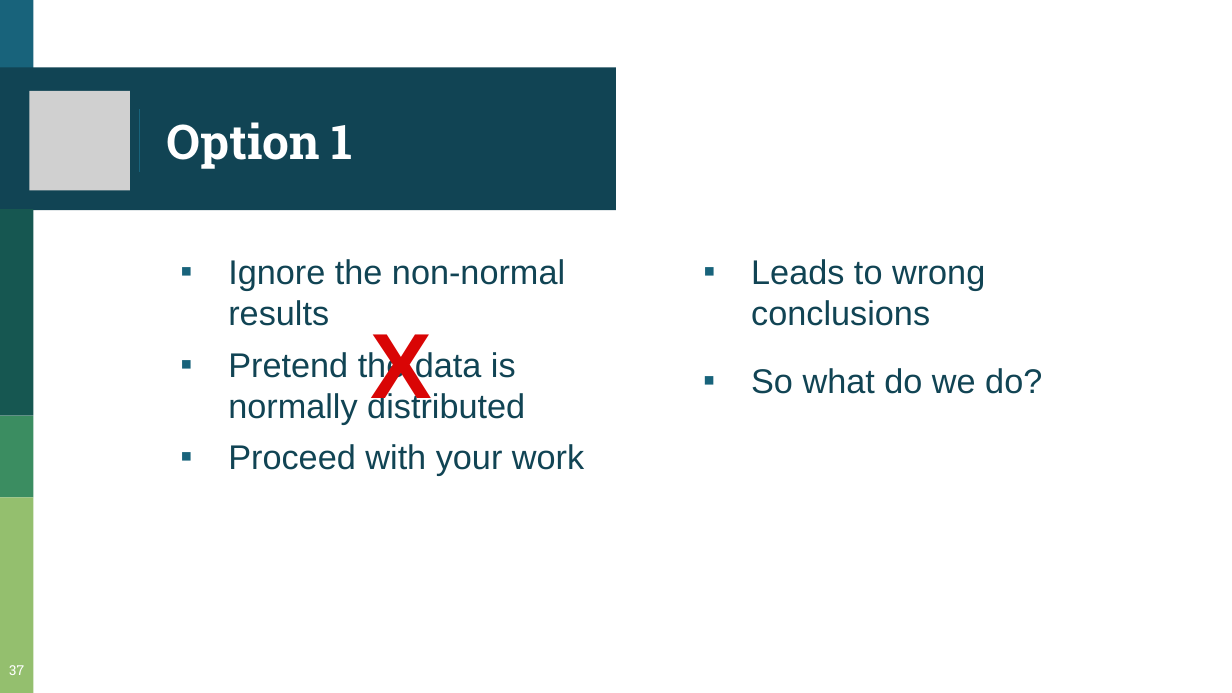
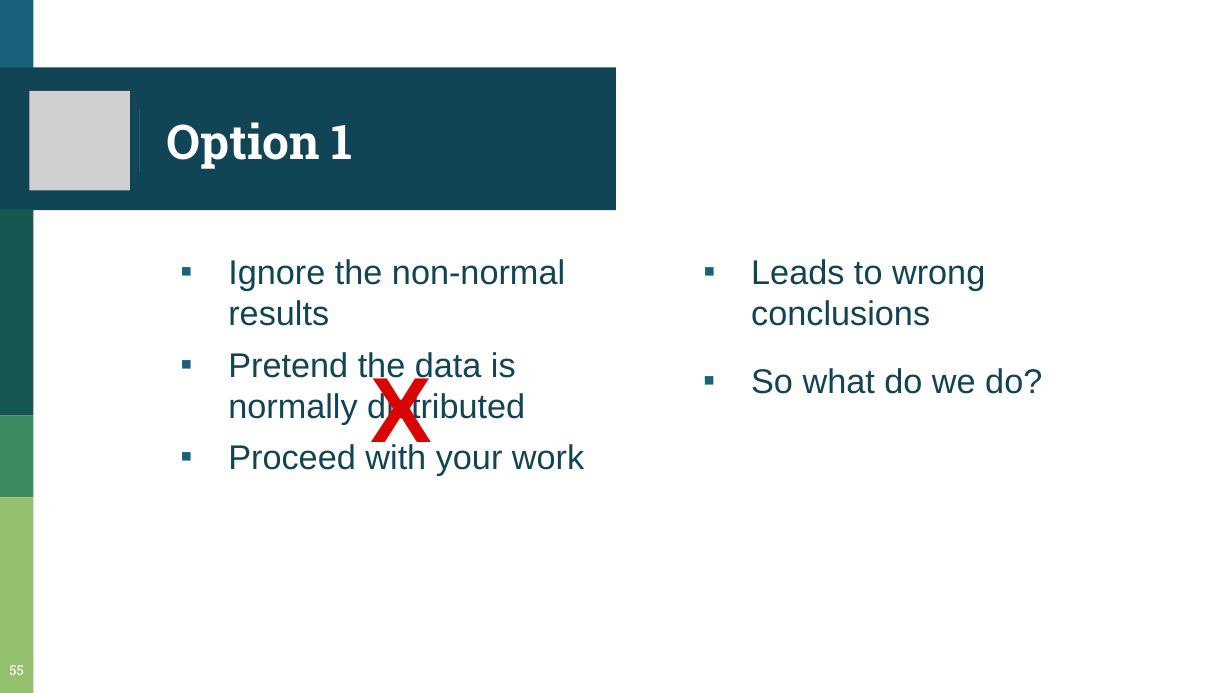
Before and after one commit to asphodelian/Math-760, a slide deck: slide 55 of Presentation/Ch4.6-4.8/M760 Ch4.6-Ch4.8.pptx (slide 37 before the commit). Drawn at 1232x693 pixels with LibreOffice and Linux fonts; fonts in the diff are those of the drawing; grey boxes stand for pictures. Boxes give left, top, right and bottom in pixels: in the first picture for what was removed or moved away, otherwise in the second. Text is boxed around its words. In the diff, an @@ line names an element or a change of style, - is before the commit and + after.

```diff
--- a/Presentation/Ch4.6-4.8/M760 Ch4.6-Ch4.8.pptx
+++ b/Presentation/Ch4.6-4.8/M760 Ch4.6-Ch4.8.pptx
@@ text "X" rewrapped from (x1=370, y1=334, x2=432, y2=415) to (x1=370, y1=369, x2=432, y2=459) @@
@@ page number at (x1=9, y1=665, x2=23, y2=675): text changed @@
-37
+55
```
Also in this commit, not shown: 2 other slides changed, 36 slides added, 12 slides removed.
